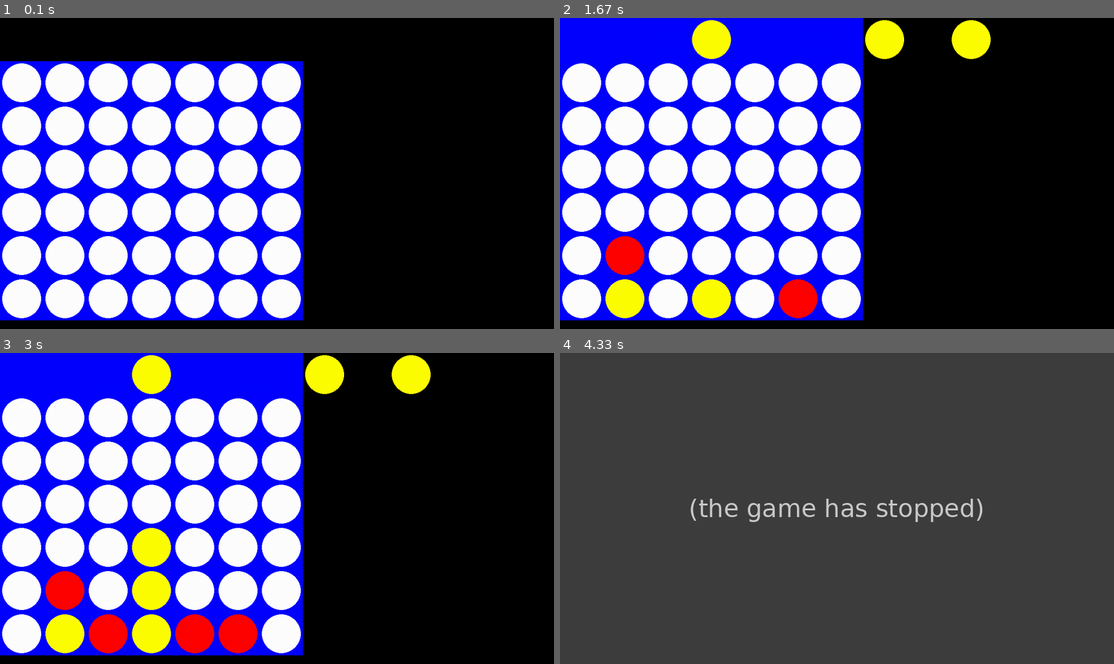
Above: before the commit, frames 1-4 (two rows, left to right).
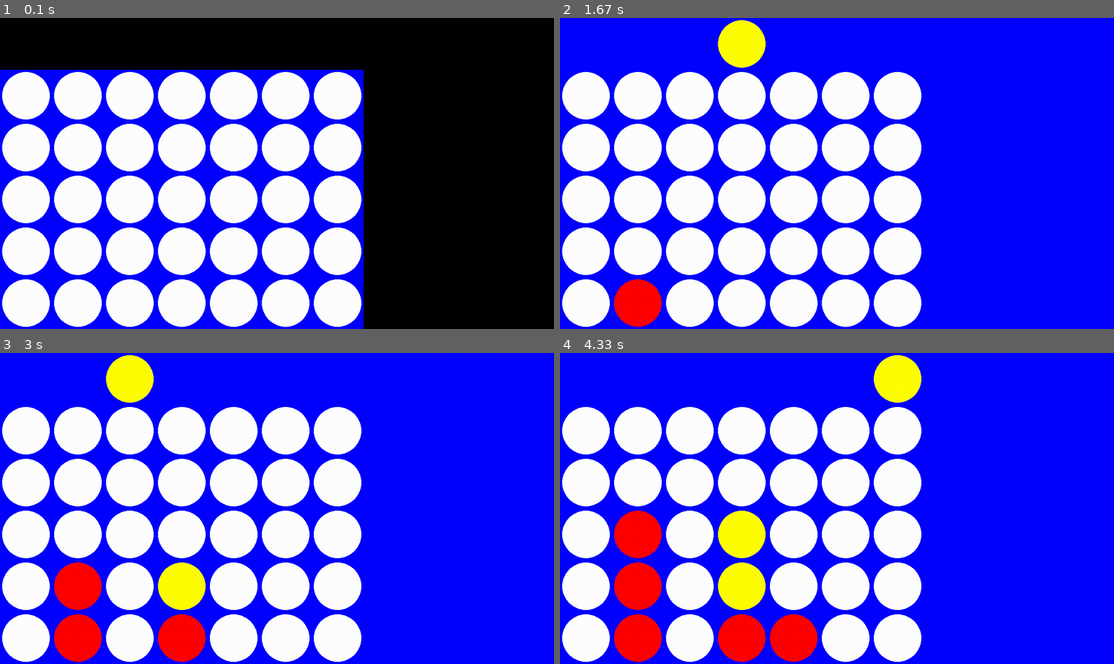
Above: after the commit, the same moments.

Repository: NSAILLE-POWER5/Puissance_4
Game: pygame game, started from interface graphique/interface semi fonctionelle.py
Two runs of this game, one before a commit and one after it. Both use one fixed random seed, a clock stepped at 60 frames per second and the inputs below.
Inputs (mouse positions are in pixels of both pictures, inside the frame that each line leads up to):
- Up to frame 1 (0.1 s): no input
- Up to frame 2 (1.67 s): press the mouse at (792, 148) at 0.37 s; move the mouse to (875, 111) at 0.47 s; release the mouse at (958, 77) at 0.6 s; click (643, 288) at 0.72 s; click (632, 179) at 1.05 s; click (726, 61) at 1.38 s
- Up to frame 3 (3 s): click (182, 626) at 1.72 s; click (160, 458) at 2.05 s; click (94, 570) at 2.38 s; click (155, 604) at 2.72 s
- Up to frame 4 (4.33 s): click (792, 405) at 3.05 s; click (764, 617) at 3.38 s; click (648, 580) at 3.72 s; click (897, 418) at 4.05 s

The runs differ from the first frame. In frame 1, 33% of the frame differs, in the area x 0-66%, y 13-100%; in frame 2, 72%; in frame 3, 72%; in frame 4, 100%, in the area x 0-100%, y 0-100%.
Error before the commit: IndexError: list index out of range (interface semi fonctionelle.py line 128); the game stopped at 4.05 s (later frames are placeholders)

Commit message:
comment appelle t-on une femme qui mouille éternellement? Une femme fontaine de jouvence

Diff:
--- a/interface graphique/essai pygame.py
+++ /dev/null
@@ -1,45 +0,0 @@
-import pygame
-import sys
-
-pygame.init()
-
-ecran = pygame.display.set_mode((0, 0), pygame.FULLSCREEN)
-image = pygame.image.load("grille.png").convert_alpha()
-taille_ecran = pygame.display.get_surface().get_size()
-taille_img = image.get_size()
-image=pygame.transform.scale(image, (1000,  850))
-
-difx = taille_ecran[0] - taille_img[0]
-dify = taille_ecran[1] - taille_img[1]
-
-x = difx // 2;
-y = dify // 2
-
-clock = pygame.time.Clock()
-couleur = {'j1': (255, 0, 0), 'j2': (255, 255, 0)}
-
-
-def place_rond(joueur, colonne, ligne):
-    global couleur,x,y
-    xr = colonne * ((taille_img[0] + difx) // 7) + ((taille_img[0] + difx) // 14) + x
-    yr = ligne * ((taille_img[1] + dify) // 6) + ((taille_img[1] + dify) // 12) + y
-    pygame.draw.circle(ecran, couleur[joueur], (xr, yr), 60)
-
-
-continuer = True
-
-while continuer:
-    for event in pygame.event.get():
-        if event.type == pygame.KEYDOWN:
-            continuer = False
-        elif event.type == pygame.QUIT:
-            continuer = False
-    ecran.fill((255, 255, 255))
-    ecran.blit(image, (x, y))
-    place_rond('j1', 0, 0)
-    pygame.display.flip()
-    clock.tick(60)
-
-
-pygame.quit()
-sys.exit()
--- a/interface graphique/interface semi fonctionelle.py
+++ b/interface graphique/interface semi fonctionelle.py
@@ -6,9 +6,10 @@
     def __init__(self):
         pygame.init()
         #les constantes du programme
+
         self.largeur = 7
         self.hauteur = 6
-        self.taile_plateau = 100
+        self.taile_plateau = 120
         self.rayon = self.taile_plateau // 2 - 5
         self.j1_couleur = (255, 0, 0)
         self.j2_couleur = (255, 255, 0)
@@ -21,6 +22,7 @@
         self.plateau = [[0] * self.largeur for _ in range(self.hauteur)]
         self.joueur_actuel = 1
         self.fin_partie = False
+        self.taille = pygame.display.get_surface().get_size()
 
     def dessiner_plateau(self):
         """
@@ -118,14 +120,14 @@
                     sys.exit()
                 #fait bouger le pion en haut
                 elif event.type == pygame.MOUSEMOTION:
-                    pygame.draw.rect(self.screen, self.fond, (0, 0, self.largeur * self.taile_plateau, self.taile_plateau))
+                    pygame.draw.rect(self.screen, self.fond, (0, 0, self.taille[0] , self.taille[1]))
                     colone = event.pos[0] // self.taile_plateau
                     pygame.draw.circle(self.screen, self.j1_couleur if self.joueur_actuel == 1 else self.j2_couleur,
                                        (colone * self.taile_plateau + self.taile_plateau // 2, self.taile_plateau // 2), self.rayon)
                 #fait tomber le pion
                 elif event.type == pygame.MOUSEBUTTONDOWN:
                     colone = event.pos[0] // self.taile_plateau
-                    ligne = self.hauteur - 1 - self.plateau[self.hauteur - 1 - self.plateau[colone].count(0)].count(0)
+                    ligne= event.pos[1] // self.taile_plateau
                     if self.placer_pion(colone):
                         if self.chercher_gagnant(ligne, colone):
                             print(f"Player {self.joueur_actuel} wins!")
